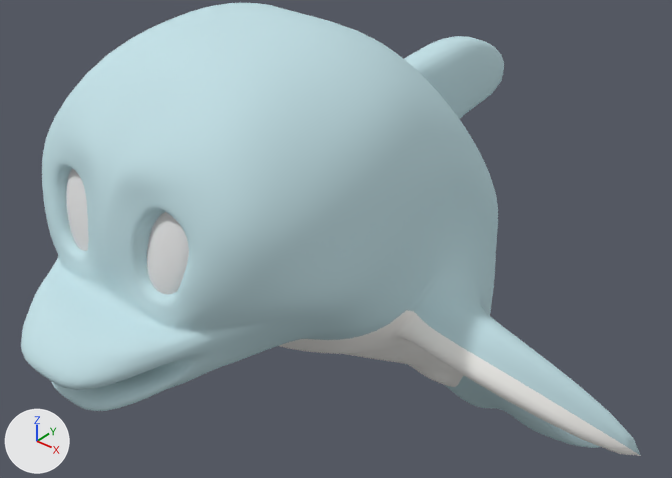
A saved change to the Blender file TamaDolphin/Assets/BlenderModels/Dolphin.blend.
Both versions are drawn from a camera (50 mm lens) standing at (9.74, -9.7, 9.18) and looking at (-0.68, 2.91, -0.77). The axes (+X, +Y, +Z) are drawn at lower left. The lights are the same throughout.
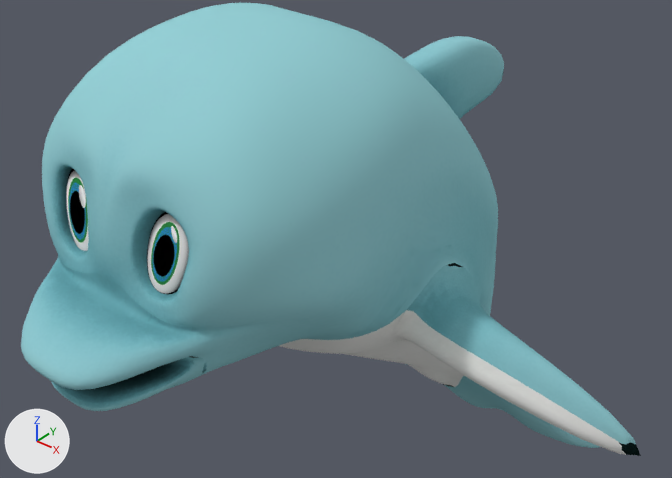
Boxes (x1, y1, x2, y2) around the edits, measured in the pictures (672 x 478 px):
'Cube', surface changed (white to cyan): (21, 2, 641, 456) in both

The change, as a diff of the scene's bpy script:
```diff
--- a/TamaDolphin/Assets/BlenderModels/Dolphin.blend.py
+++ b/TamaDolphin/Assets/BlenderModels/Dolphin.blend.py
@@ img_eyes @@
+img_eyes = load_image('Eyes', 'DolphinEyes.png', 1024, 1024, 'sRGB')
@@ img_dolphin @@
+img_dolphin = load_image('Dolphin', 'Dolphin.png', 1024, 1024, 'sRGB')
@@ mat_material @@
 mat_material = diffuse_material('Material')
-mat_material.base_color = (0.556, 0.754, 0.8)  # white #c5e1e7
+mat_material.texture = img_dolphin
@@ mat_material_003 @@
 mat_material_003 = diffuse_material('Material.003')
-mat_material_003.base_color = (0.8, 0.8, 0.8)  # white #e7e7e7
+mat_material_003.texture = img_eyes
```
